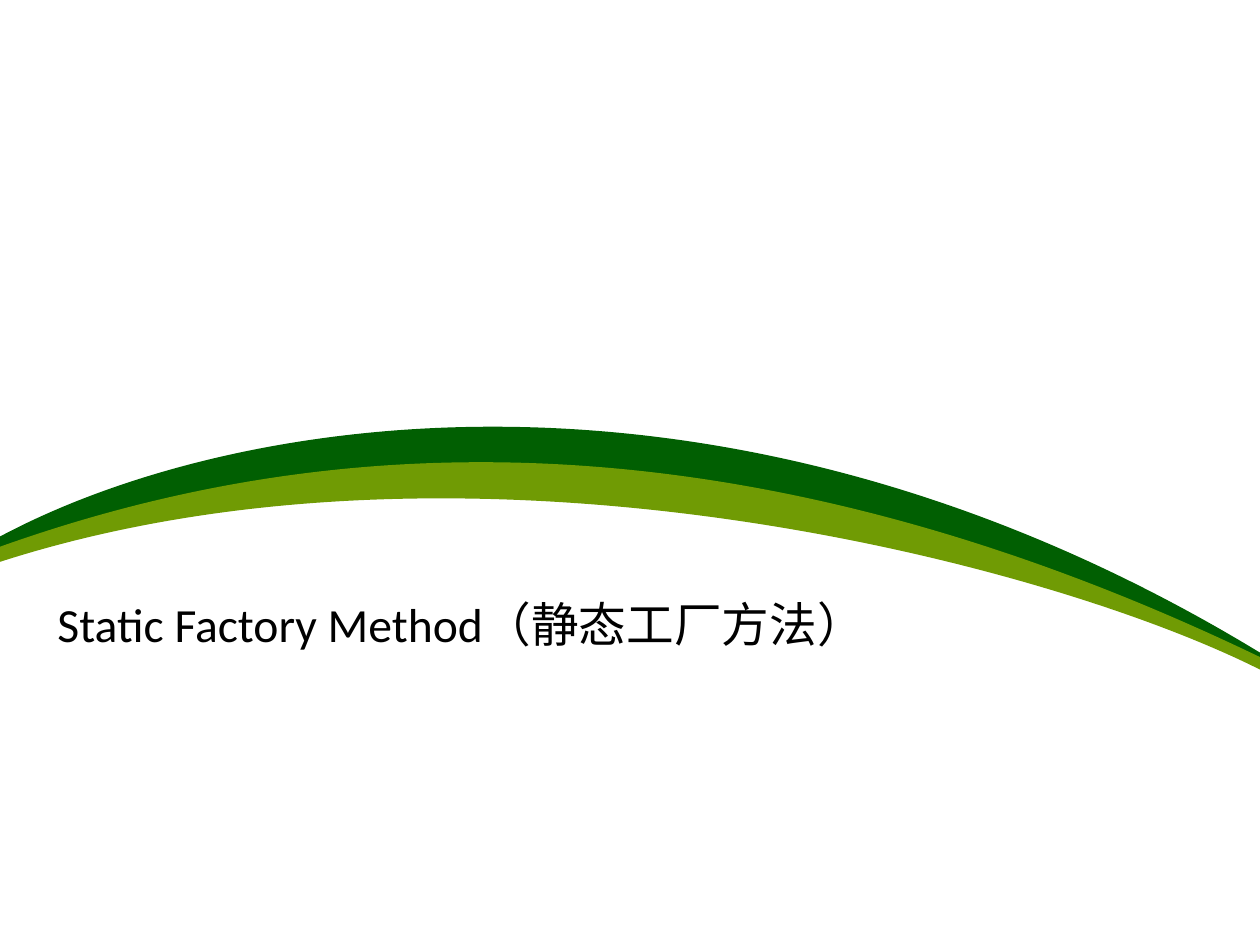
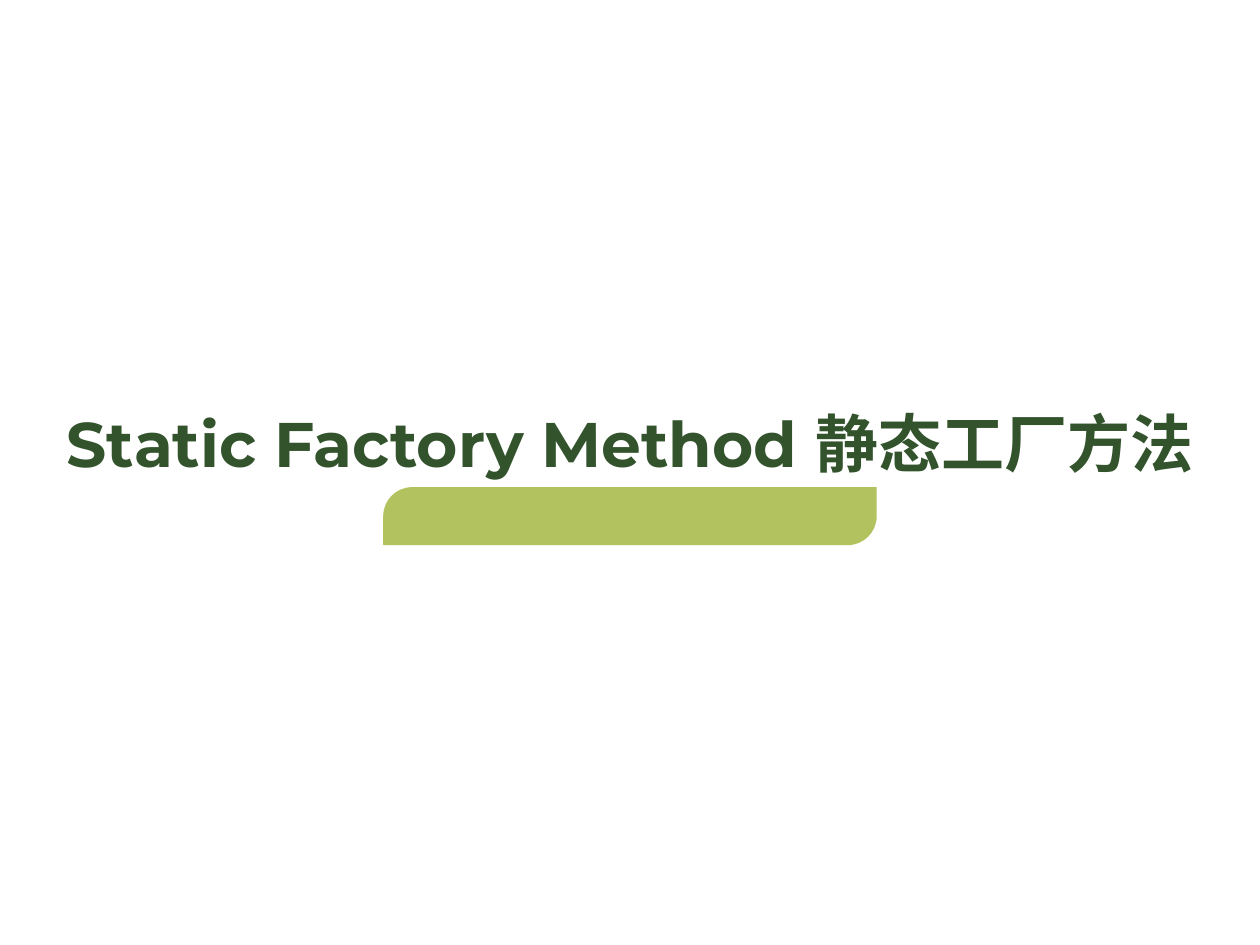
Before and after one commit to PlumpMath/DesignPattern-108, a slide deck: slide 19 of doc/Design Pattern.ppt. Drawn at 1260x945 pixels with LibreOffice and Linux fonts; fonts in the diff are those of the drawing. Boxes give left, top, right and bottom in pixels: in the first picture for what was removed or moved away, otherwise in the second. Text is boxed around its words. In the diff, an @@ line names an element or a change of style, - is before the commit and + after.

```diff
--- a/doc/Design Pattern.ppt
+++ b/doc/Design Pattern.ppt
@@ text "Static Factory Method 静态工厂方法" at <box>67,412,1194,480</box>: vertical alignment middle to bottom @@
@@ text at <box>67,412,1194,480</box>: text changed; size 27.2 to 36 pt; font Calibri to Montserrat; text colour #000000 to #32532C; bold on @@
-Static Factory Method（静态工厂方法）
+Static Factory Method 静态工厂方法
@@ freeform shape removed at <box>0,462,1260,670</box> @@
@@ freeform shape: place and size @@
-freeform shape at <box>0,427,1260,660</box>
+freeform shape at <box>383,488,877,546</box>
@@ freeform shape at <box>383,488,877,546</box>: fill #015F02 to #B1C25E @@
```
Also in this commit, not shown: 7 other slides changed, 2 slides added, 2 slides removed.
